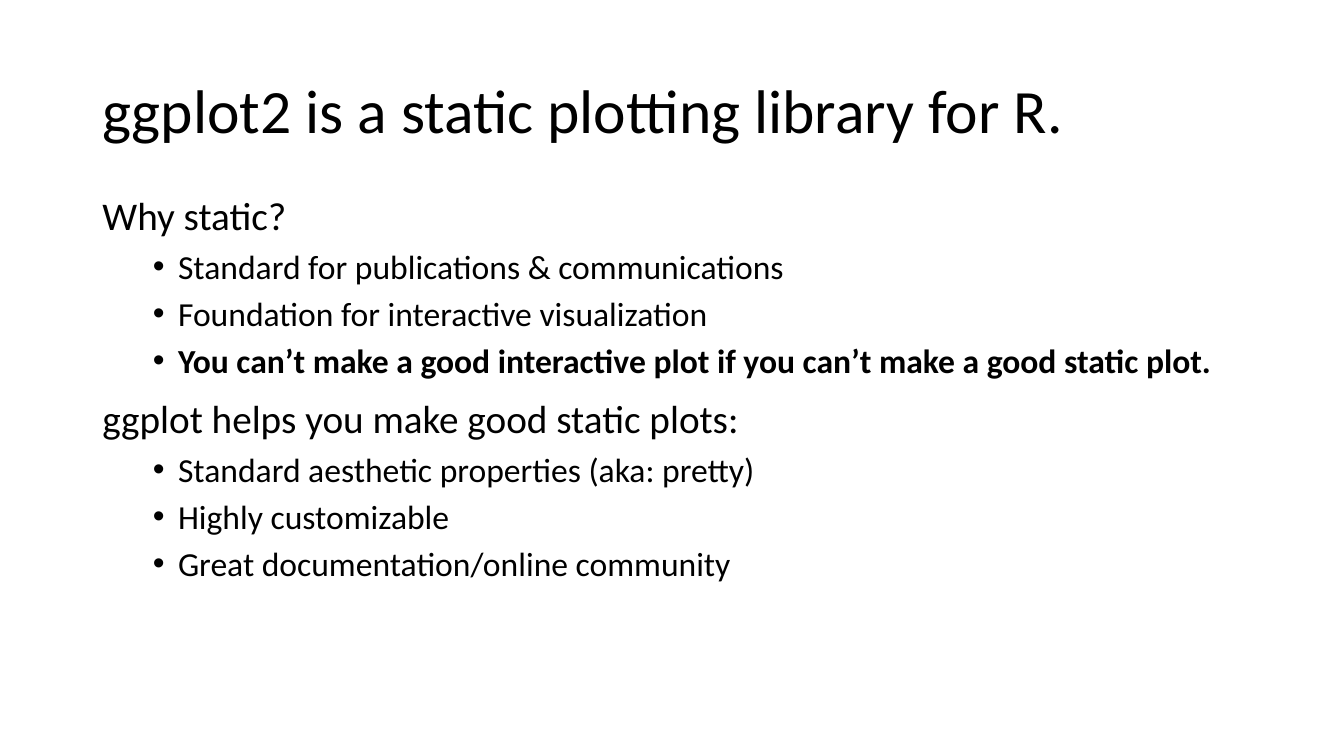
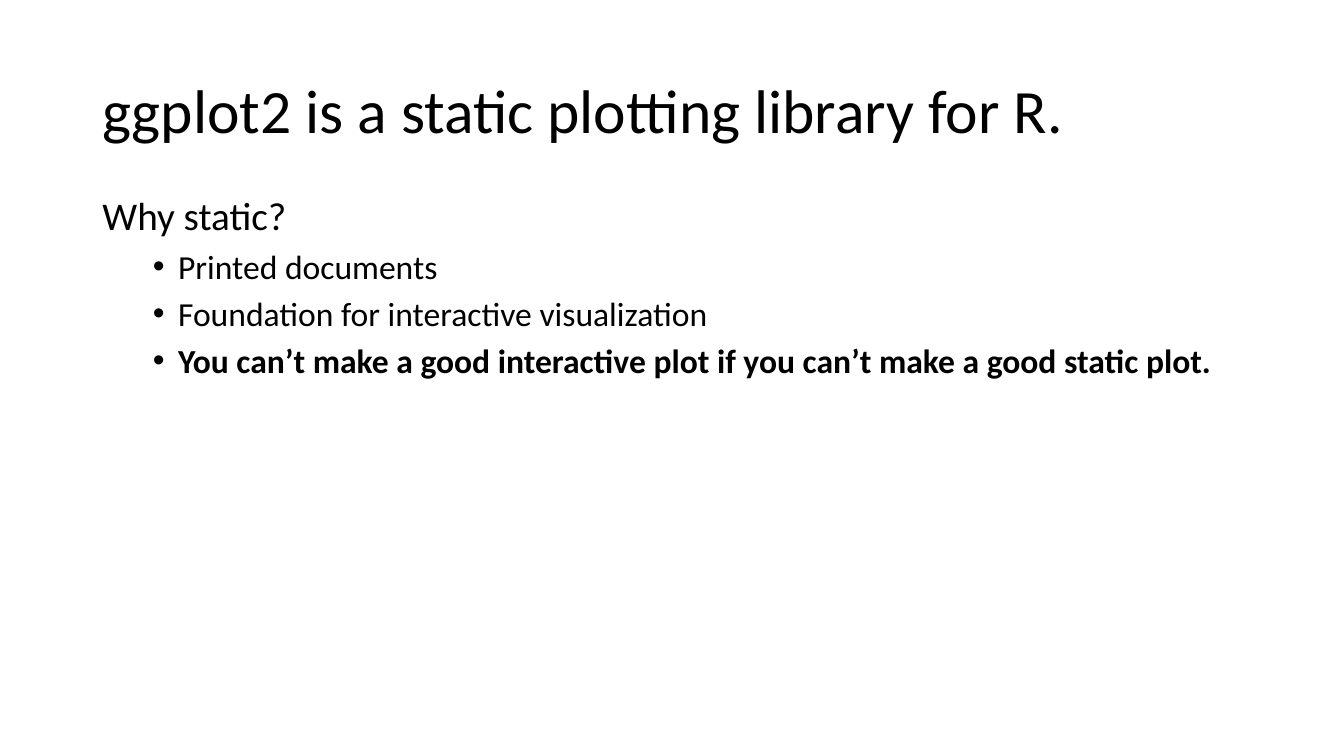
Before and after one commit to wynhsu/intro_to_r, a slide deck: slide 10 of class_3_4.pptx. Drawn at 1344x756 pixels with LibreOffice and Linux fonts; fonts in the diff are those of the drawing. Boxes give left, top, right and bottom in pixels: in the first picture for what was removed or moved away, otherwise in the second. Text is boxed around its words. In the diff, an @@ line names an element or a change of style, - is before the commit and + after.

Commit message:
rename workflow folder, clarify ggplot exercise, touch up powerpoint

```diff
--- a/class_3_4.pptx
+++ b/class_3_4.pptx
@@ text at (178, 255, 437, 280): text changed @@
-  • Standard for publications & communications
+  • Printed documents
@@ text at (102, 405, 754, 582): paragraphs removed @@
-ggplot helps you make good static plots:
-  • Standard aesthetic properties (aka: pretty)
-  • Highly customizable
-  • Great documentation/online community
```
Also in this commit, not shown: 3 other slides changed, 1 slide added, 1 slide removed, 10 other files.
